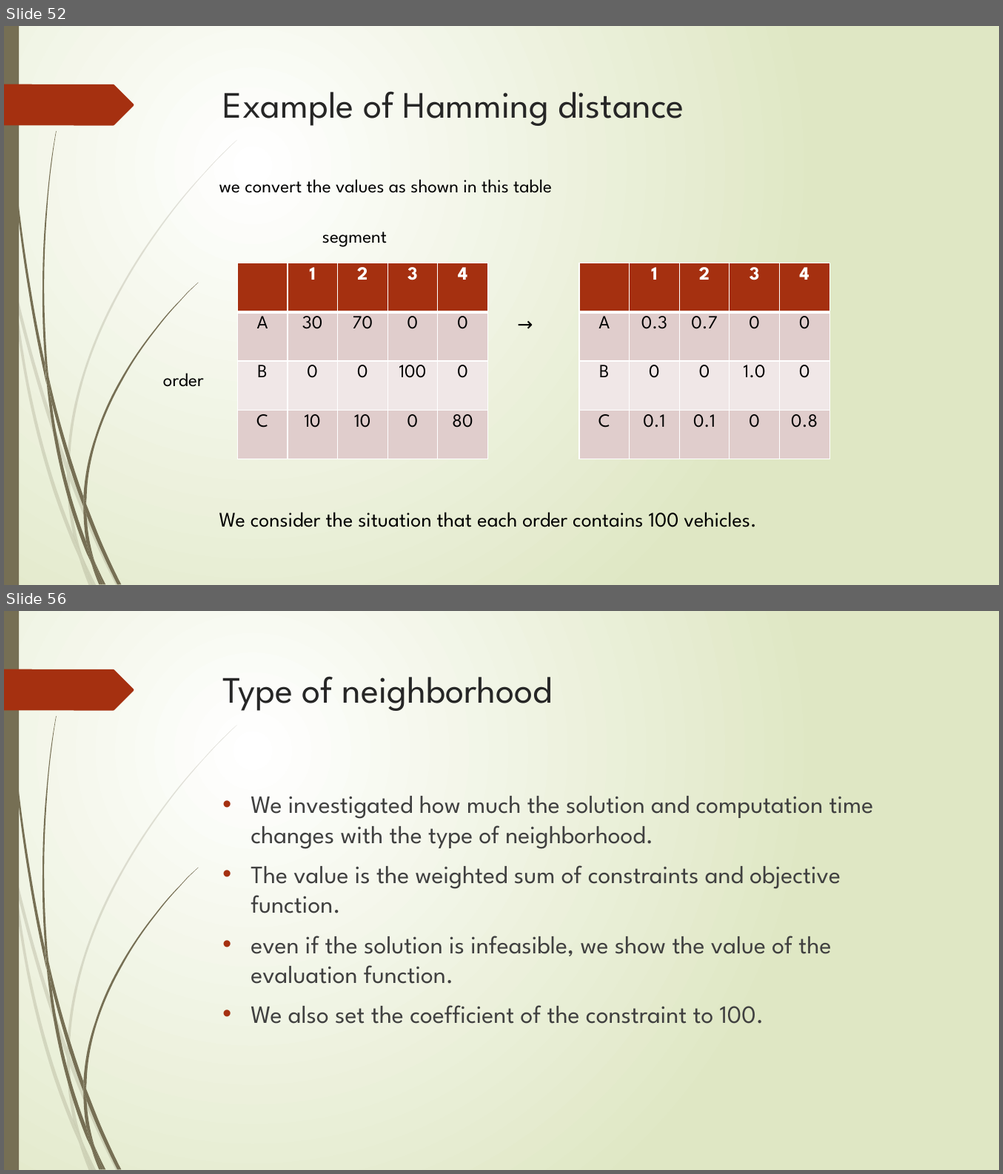
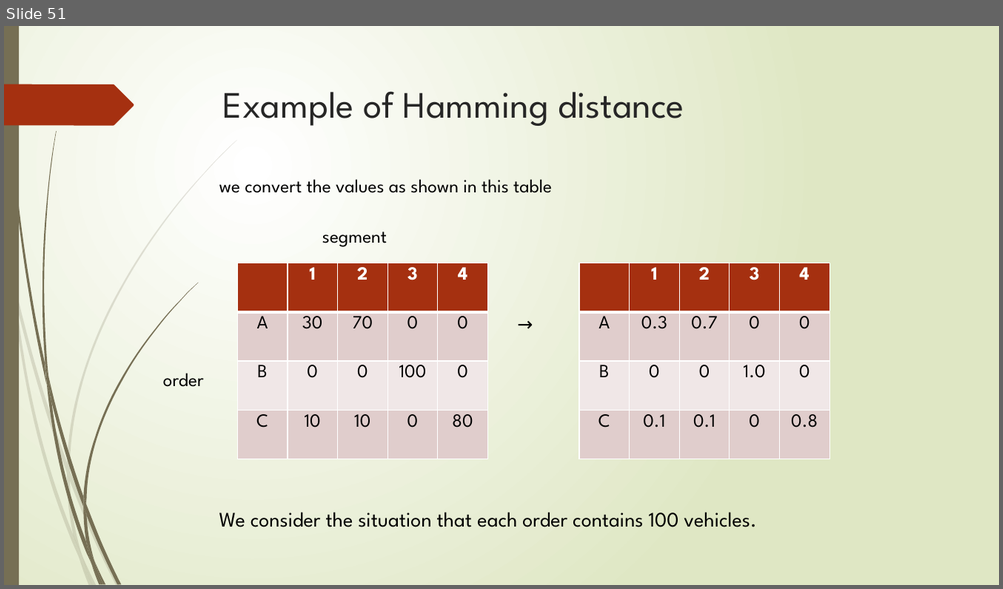
Before and after one commit to r-kurosu/kline_new, a slide deck: 竹田_修論発表.pptx. Shown one above the other, each under a label of ours: slides 52 and 56 before the commit, slide 51 after it; the slides between them are not shown. The pictures are 1003x1174 and 1003x589 pixels, drawn with LibreOffice and Linux fonts; fonts in the diff are those of the drawing. Boxes give left, top, right and bottom in pixels: in the first picture for what was removed or moved away, otherwise in the second. Text is boxed around its words. In the diff, an @@ line names an element or a change of style, - is before the commit and + after.

```diff
--- a/竹田_修論発表.pptx
+++ b/竹田_修論発表.pptx
@@ slide 56 removed at <box>4,611,999,1170</box>, background gradient #FFFFFF to #DFE8C4; not listed: 24 template elements that a slide beside it also shows @@
@@ title removed at <box>223,676,552,711</box> @@
-Type of neighborhood
@@ text removed at <box>250,796,874,1024</box> @@
-• We investigated how much the solution and computation time changes with the type of neighborhood.
-• The value is the weighted sum of constraints and objective function.
-• even if the solution is infeasible, we show the value of the evaluation function.
-• We also set the coefficient of the constraint to 100.
@@ what was slide 52 is now slide 51 @@
```
Also in this commit, not shown: 7 slides changed, 4 other slides removed.
